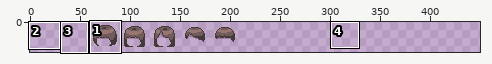
Sprite sheet, stored at assets/5.png. The first picture is a wide view before the edit; the outline marks the close-up.
Close-up. First the earlier version:
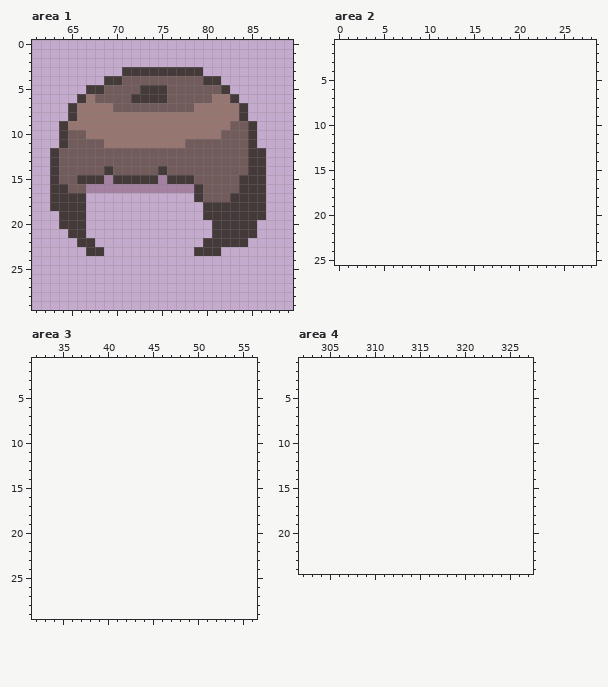
The file is 300x60 pixels, drawn in blocks of 2x2; one block is one cell here. Shown: area 1: x 61..89, y 0..29; area 2: x 0..28, y 1..25; area 3: x 32..56, y 1..29; area 4: x 302..327, y 1..24. The old version is drawn lined up with the new one, on the new canvas. The commit also changed other parts of the picture, which this record leaves out.
Once edited:
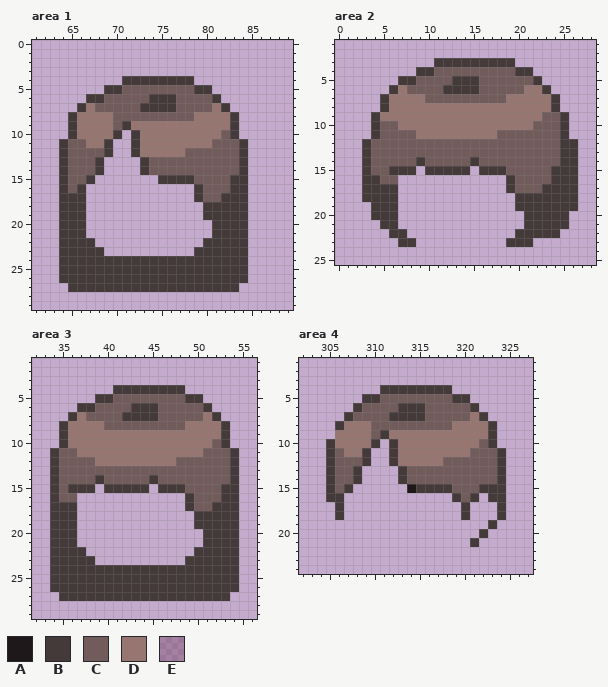
Palette (. is transparent): A #1f181a  B #453a3a  C #725b5b  D #977671  E #5a203c4d
Change:
canvas 150x30 -> 450x30, the old top-left corner now at 60,0
--- area 1
@@ x 61..89 @@
  2 .............................
- 3 ..........BBBBBBBBB..........
- 4 ........BBCCCCCCCCCBB........
- 5 ......BBCCCCBBBCCCCCCB.......
- 6 .....BDCCCCBBBBCCCCCDDB......
- 7 ....BDDDDCCCCCCCCCDDDDDB.....
- 8 ....BDDDDDDDDDDDDDDDDDDB.....
- 9 ...BDDDDDDDDDDDDDDDDDDCCB....
-10 ...BCCDDDDDDDDDDDDDDDCCCB....
-11 ...BCCCCDDDDDDDDDCCCCCCCB....
-12 ..BCCCCCCCCCCCCCCCCCCCCCBB...
-13 ..BCCCCCCCCCCCCCCCCCCCCCBB...
-14 ..BCCCCCBCCCCCBCCCCCCCCCBB...
-15 ..BCCBBBEBBBBBEBBBCCCCCBBB...
-16 ..BBCCEEEEEEEEEEEEBCCCCBBB...
-17 ..BBBB............BCCCBBBB...
-18 ..BBBB.............BBBBBBB...
-19 ...BBB.............BBBBBBB...
-20 ...BBB..............BBBBB....
-21 ....BB..............BBBBB....
-22 .....BB............BBBBB.....
-23 ......BB..........BBB........
-24 .............................
-25 .............................
-26 .............................
-27 .............................
+ 3 .............................
+ 4 ..........BBBBBBBB...........
+ 5 ........BBCCCCCCCCBB.........
+ 6 ......BBCCCCCBBBCCCCB........
+ 7 .....BDCCCCCBBBBCCCCDB.......
+ 8 ....BDDDDCCCCCCCCCDDDDB......
+ 9 ....BDDDDCBDDDDDDDDDDDB......
+10 ....BDDDDB.BDDDDDDDDDCB......
+11 ...BCCDDB..BDDDDDDDDCCCB.....
+12 ...BCCCCB..BDDDDDCCCCCCB.....
+13 ...BCCCB....BCCCCCCCCCCB.....
+14 ...BCCCB....BCCCCCCCCCCB.....
+15 ...BCCB.......BBBBCCCCBB.....
+16 ...BCB............BCCCBB.....
+17 ...BBB............BCCBBB.....
+18 ...BBB.............BBBBB.....
+19 ...BBB.............BBBBB.....
+20 ...BBB..............BBBB.....
+21 ...BBB..............BBBB.....
+22 ...BBBB............BBBBB.....
+23 ...BBBBB..........BBBBBB.....
+24 ...BBBBBBBBBBBBBBBBBBBBB.....
+25 ...BBBBBBBBBBBBBBBBBBBBB.....
+26 ...BBBBBBBBBBBBBBBBBBBBB.....
+27 ....BBBBBBBBBBBBBBBBBBB......
 28 .............................
--- area 2
@@ x 0..28 @@
  2 .............................
- 3 .............................
- 4 .............................
- 5 .............................
- 6 .............................
- 7 .............................
- 8 .............................
- 9 .............................
-10 .............................
-11 .............................
-12 .............................
-13 .............................
-14 .............................
-15 .............................
-16 .............................
-17 .............................
-18 .............................
-19 .............................
-20 .............................
-21 .............................
-22 .............................
-23 .............................
+ 3 ...........BBBBBBBBB.........
+ 4 .........BBCCCCCCCCCBB.......
+ 5 .......BBCCCCBBBCCCCCCB......
+ 6 ......BDCCCCBBBBCCCCCDDB.....
+ 7 .....BDDDDCCCCCCCCCDDDDDB....
+ 8 .....BDDDDDDDDDDDDDDDDDDB....
+ 9 ....BDDDDDDDDDDDDDDDDDDCCB...
+10 ....BCCDDDDDDDDDDDDDDDCCCB...
+11 ....BCCCCDDDDDDDDDCCCCCCCB...
+12 ...BCCCCCCCCCCCCCCCCCCCCCBB..
+13 ...BCCCCCCCCCCCCCCCCCCCCCBB..
+14 ...BCCCCCBCCCCCBCCCCCCCCCBB..
+15 ...BCCBBB.BBBBB.BBBCCCCCBBB..
+16 ...BBCC............BCCCCBBB..
+17 ...BBBB............BCCCBBBB..
+18 ...BBBB.............BBBBBBB..
+19 ....BBB.............BBBBBBB..
+20 ....BBB..............BBBBB...
+21 .....BB..............BBBBB...
+22 ......BB............BBBBB....
+23 .......BB..........BBB.......
 24 .............................
--- area 3
@@ x 32..56 @@
  3 .........................
- 4 .........................
- 5 .........................
- 6 .........................
- 7 .........................
- 8 .........................
- 9 .........................
-10 .........................
-11 .........................
-12 .........................
-13 .........................
-14 .........................
-15 .........................
-16 .........................
-17 .........................
-18 .........................
-19 .........................
-20 .........................
-21 .........................
-22 .........................
-23 .........................
-24 .........................
-25 .........................
-26 .........................
-27 .........................
+ 4 .........BBBBBBBB........
+ 5 .......BBCCCCCCCCBB......
+ 6 .....BBCCCCBBBCCCCCB.....
+ 7 ....BDCCCCBBBBCCCCCDB....
+ 8 ...BDDDDCCCCCCCCCDDDDB...
+ 9 ...BDDDDDDDDDDDDDDDDDB...
+10 ...BDDDDDDDDDDDDDDDDCB...
+11 ..BCCDDDDDDDDDDDDDDCCCB..
+12 ..BCCCCDDDDDDDDDCCCCCCB..
+13 ..BCCCCCCCCCCCCCCCCCCCB..
+14 ..BCCCCBCCCCCBCCCCCCCCB..
+15 ..BCBBB.BBBBB.BBBCCCCBB..
+16 ..BCC............BCCCBB..
+17 ..BBB............BCCBBB..
+18 ..BBB.............BBBBB..
+19 ..BBB.............BBBBB..
+20 ..BBB..............BBBB..
+21 ..BBB..............BBBB..
+22 ..BBBB............BBBBB..
+23 ..BBBBB..........BBBBBB..
+24 ..BBBBBBBBBBBBBBBBBBBBB..
+25 ..BBBBBBBBBBBBBBBBBBBBB..
+26 ..BBBBBBBBBBBBBBBBBBBBB..
+27 ...BBBBBBBBBBBBBBBBBBB...
 28 .........................
--- area 4
@@ x 302..327 @@
  3 ..........................
- 4 ..........................
- 5 ..........................
- 6 ..........................
- 7 ..........................
- 8 ..........................
- 9 ..........................
-10 ..........................
-11 ..........................
-12 ..........................
-13 ..........................
-14 ..........................
-15 ..........................
-16 ..........................
-17 ..........................
-18 ..........................
-19 ..........................
-20 ..........................
-21 ..........................
+ 4 .........BBBBBBBB.........
+ 5 .......BBCCCCCCCCBB.......
+ 6 ......BCCCCBBBCCCCCB......
+ 7 .....BCCCCBBBBCCCCCDB.....
+ 8 ....BDDDCCCCCCCCCDDDDB....
+ 9 ....DDDDCBDDDDDDDDDDDB....
+10 ...BDDDDB.BDDDDDDDDDCB....
+11 ...BCDDB..BDDDDDDDDCCCB...
+12 ...BCCCB..BDDDDDCCCCCCB...
+13 ...BCCB....BCCCCCCCCCCB...
+14 ...BCCB....BCCCCCCCCCCB...
+15 ...BCB......ABBBBCCCBBB...
+16 ...BB............BCB.BB...
+17 ....B.............B...B...
+18 ....B.............B...B...
+19 .....................B....
+20 ....................B.....
+21 ...................B......
 22 ..........................
Where, in picture pixels (left, top, right, bottom), the same in both close-ups:
changed: (50, 67, 266, 292)
added: (362, 58, 578, 247)
added: (50, 385, 239, 601)
added: (326, 385, 506, 547)
